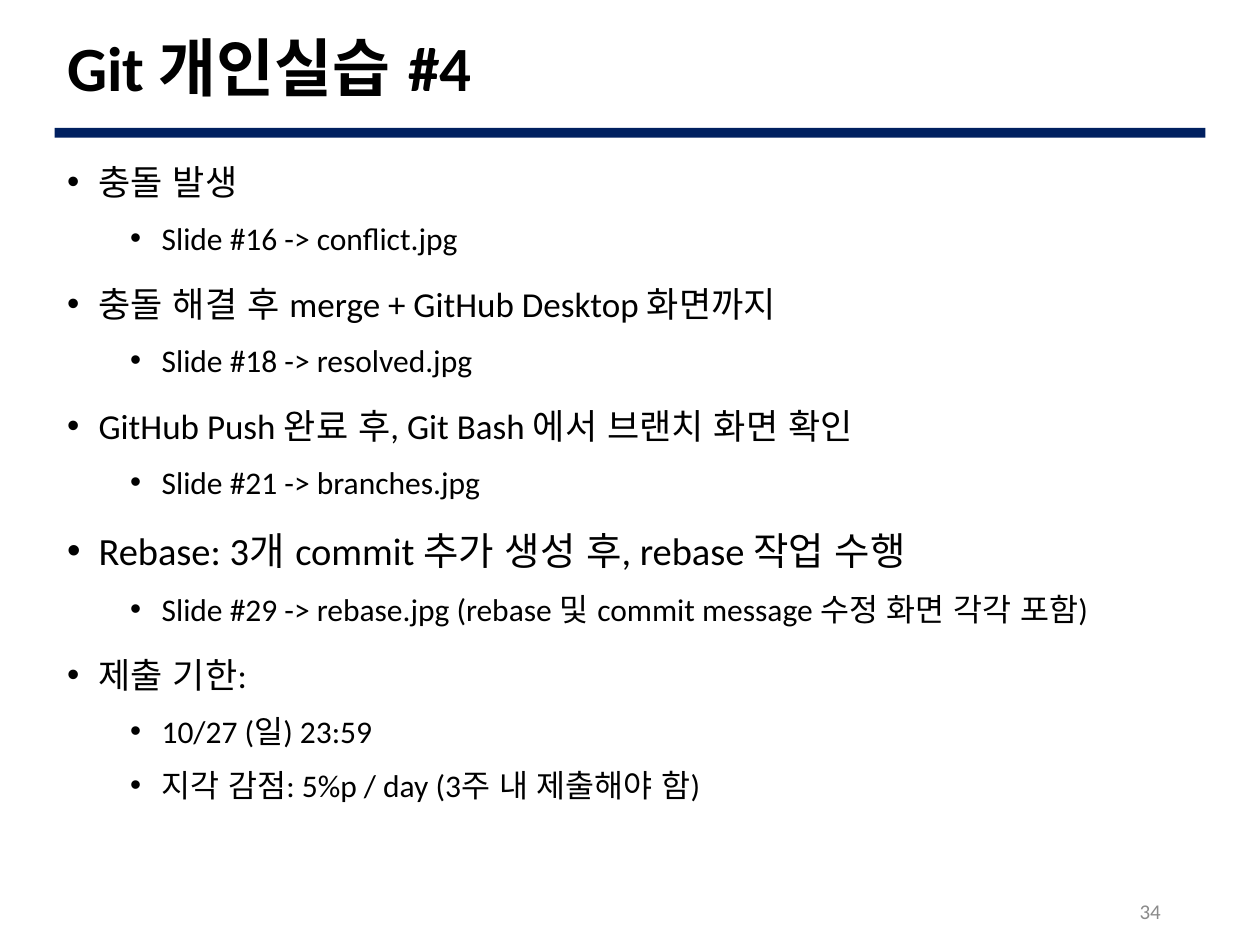
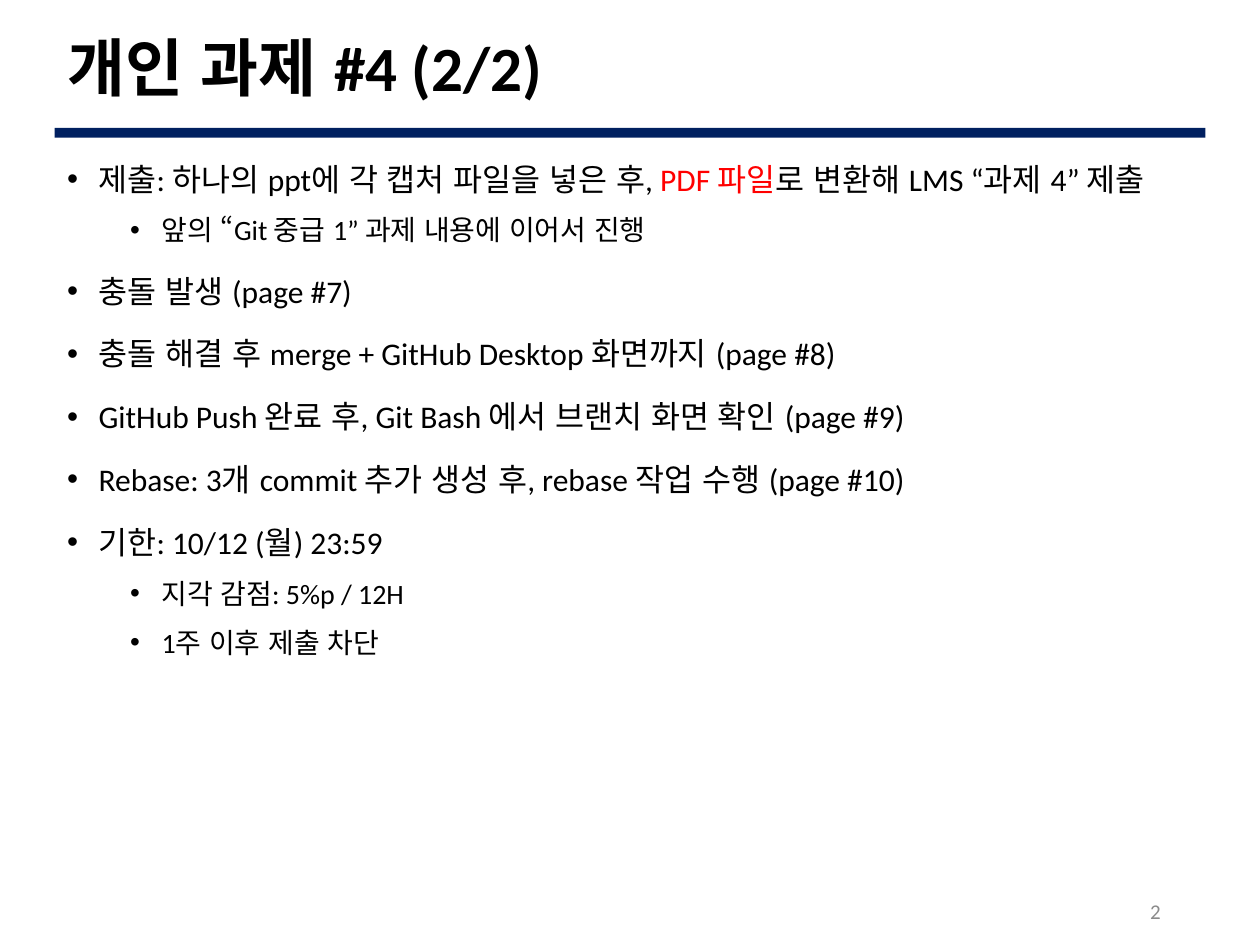
Before and after one commit to JBNU-JEduTools/osscourse, a slide deck: slide 2 of Slides 2020/7. Git 중급 2.pptx (slide 34 before the commit). Drawn at 1260x945 pixels with LibreOffice and Linux fonts; fonts in the diff are those of the drawing; background and template pictures are left out. Boxes give left, top, right and bottom in pixels: in the first picture for what was removed or moved away, otherwise in the second. Text is boxed around its words. In the diff, an @@ line names an element or a change of style, - is before the commit and + after.

Commit message:
수정 파일들, docs 폴더 생성

```diff
--- a/Slides 2020/7. Git 중급 2.pptx
+++ b/Slides 2020/7. Git 중급 2.pptx
@@ title at [67, 38, 542, 101]: text changed @@
-Git 개인실습 #4
+개인 과제 #4 (2/2)
@@ text at [99, 164, 1145, 656]: text changed @@
-• 충돌 발생
-  • Slide #16 -> conflict.jpg
-• 충돌 해결 후 merge + GitHub Desktop 화면까지
-  • Slide #18 -> resolved.jpg
-• GitHub Push 완료 후, Git Bash 에서 브랜치 화면 확인
-  • Slide #21 -> branches.jpg
-• Rebase: 3개 commit 추가 생성 후, rebase 작업 수행
-  • Slide #29 -> rebase.jpg (rebase 및 commit message 수정 화면 각각 포함)
-• 제출 기한:
-  • 10/27 (일) 23:59
-  • 지각 감점: 5%p / day (3주 내 제출해야 함)
+• 제출: 하나의 ppt에 각 캡처 파일을 넣은 후, PDF 파일로 변환해 LMS “과제 4” 제출
+  • 앞의 “Git 중급 1” 과제 내용에 이어서 진행
+• 충돌 발생 (page #7)
+• 충돌 해결 후 merge + GitHub Desktop 화면까지 (page #8)
+• GitHub Push 완료 후, Git Bash 에서 브랜치 화면 확인 (page #9)
+• Rebase: 3개 commit 추가 생성 후, rebase 작업 수행 (page #10)
+• 기한: 10/12 (월) 23:59
+  • 지각 감점: 5%p / 12H
+  • 1주 이후 제출 차단
@@ page number at [1150, 905, 1161, 919]: text changed @@
-34
+2
```
Also in this commit, not shown: 6 other slides changed, 4 slides removed, 10 other files.
